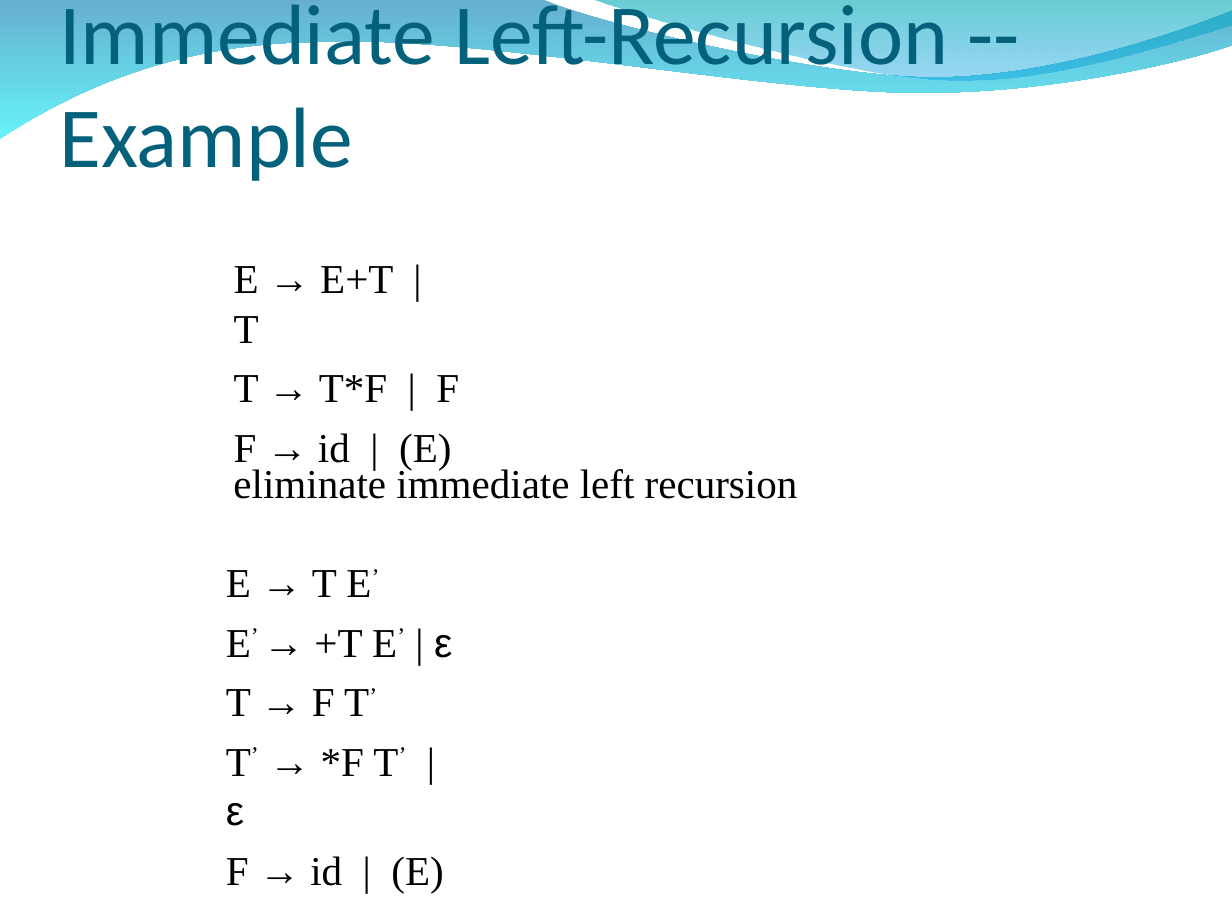
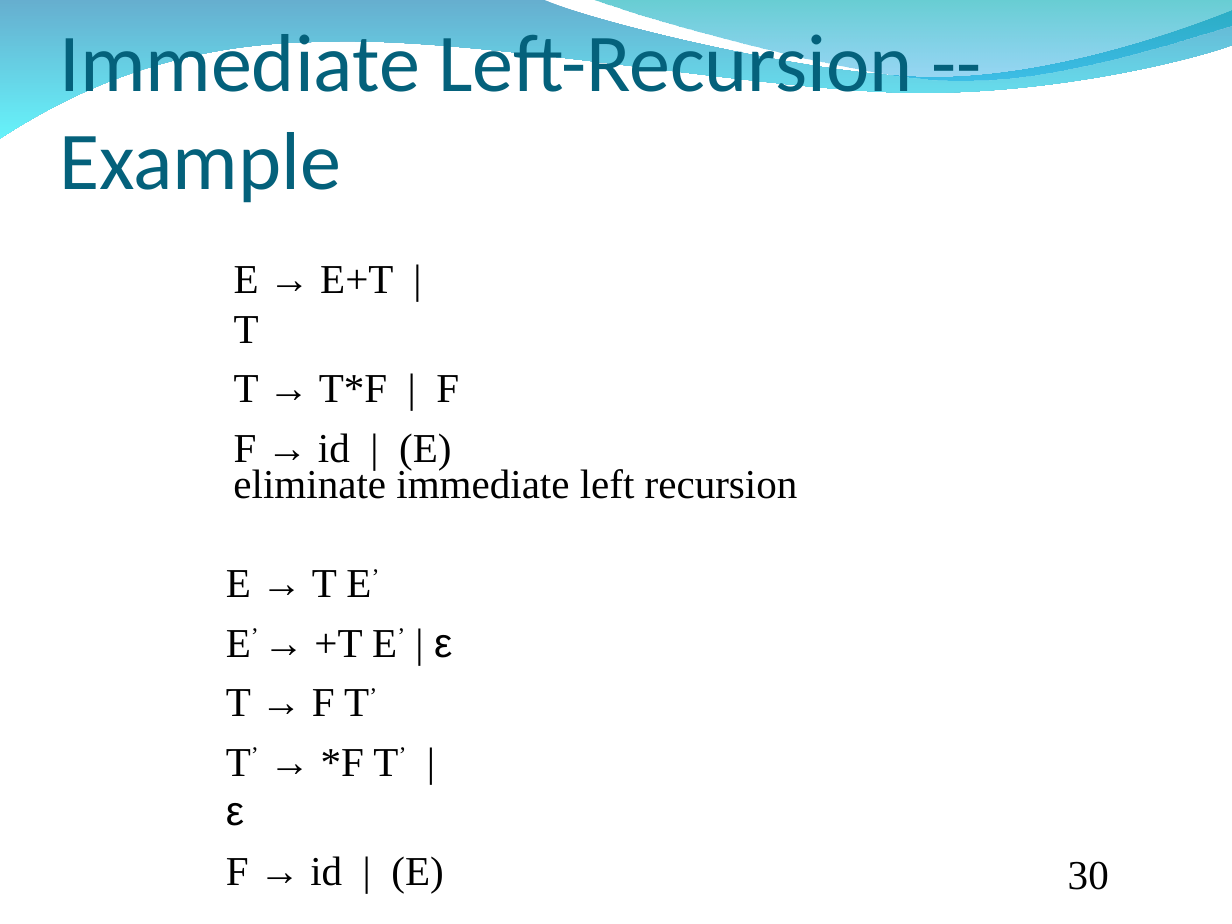
Before and after one commit to GeneralNitin/S6, a slide deck: slide 30 of 02. Compiler Design/PPTs/Module 2.ppt. Drawn at 1232x924 pixels with LibreOffice and Linux fonts; fonts in the diff are those of the drawing; background and template pictures are left out. Boxes give left, top, right and bottom in pixels: in the first picture for what was removed or moved away, otherwise in the second. Text is boxed around its words. In the diff, an @@ line names an element or a change of style, - is before the commit and + after.

```diff
--- a/02. Compiler Design/PPTs/Module 2.ppt
+++ b/02. Compiler Design/PPTs/Module 2.ppt
@@ title "Immediate Left-Recursion -- Example": place and size @@
-title "Immediate Left-Recursion -- Example" at box(59, 0, 948, 181)
+title "Immediate Left-Recursion -- Example" at box(59, 23, 912, 203)
@@ title "Immediate Left-Recursion -- Example" at box(59, 23, 912, 203): size 50 to 48 pt @@
@@ page number at box(1068, 861, 1109, 890): text colour #FFFFFF to #000000 @@
```
Also in this commit, not shown: 37 other slides changed, 1 slide removed, 33 other files.
